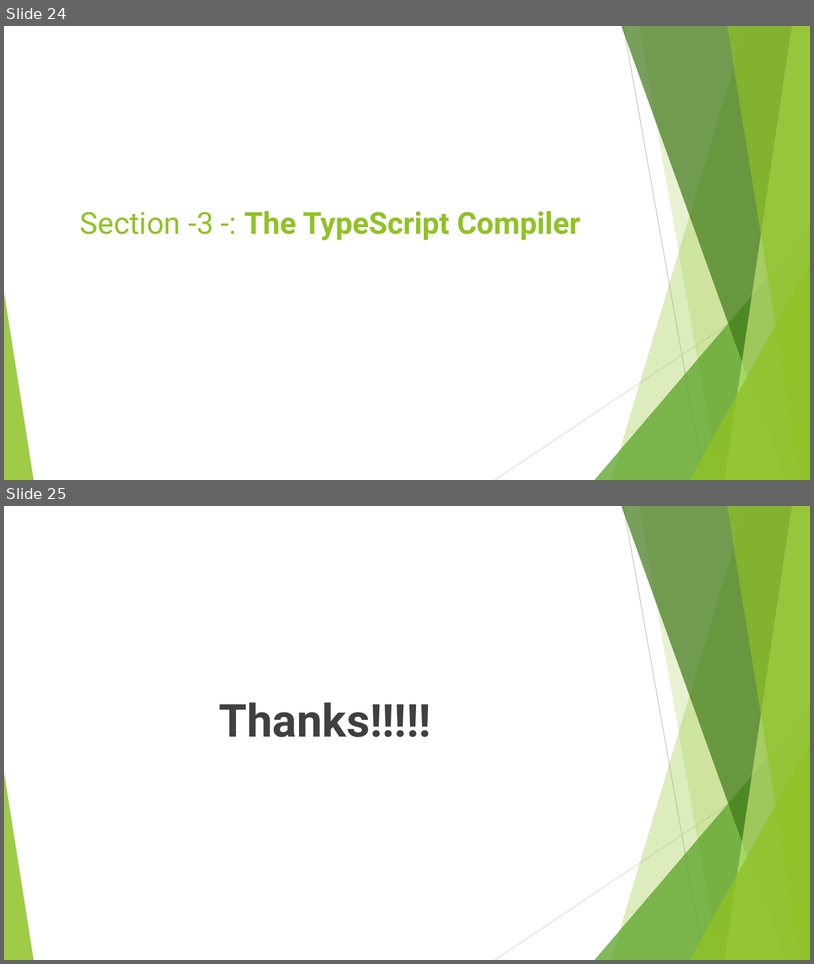
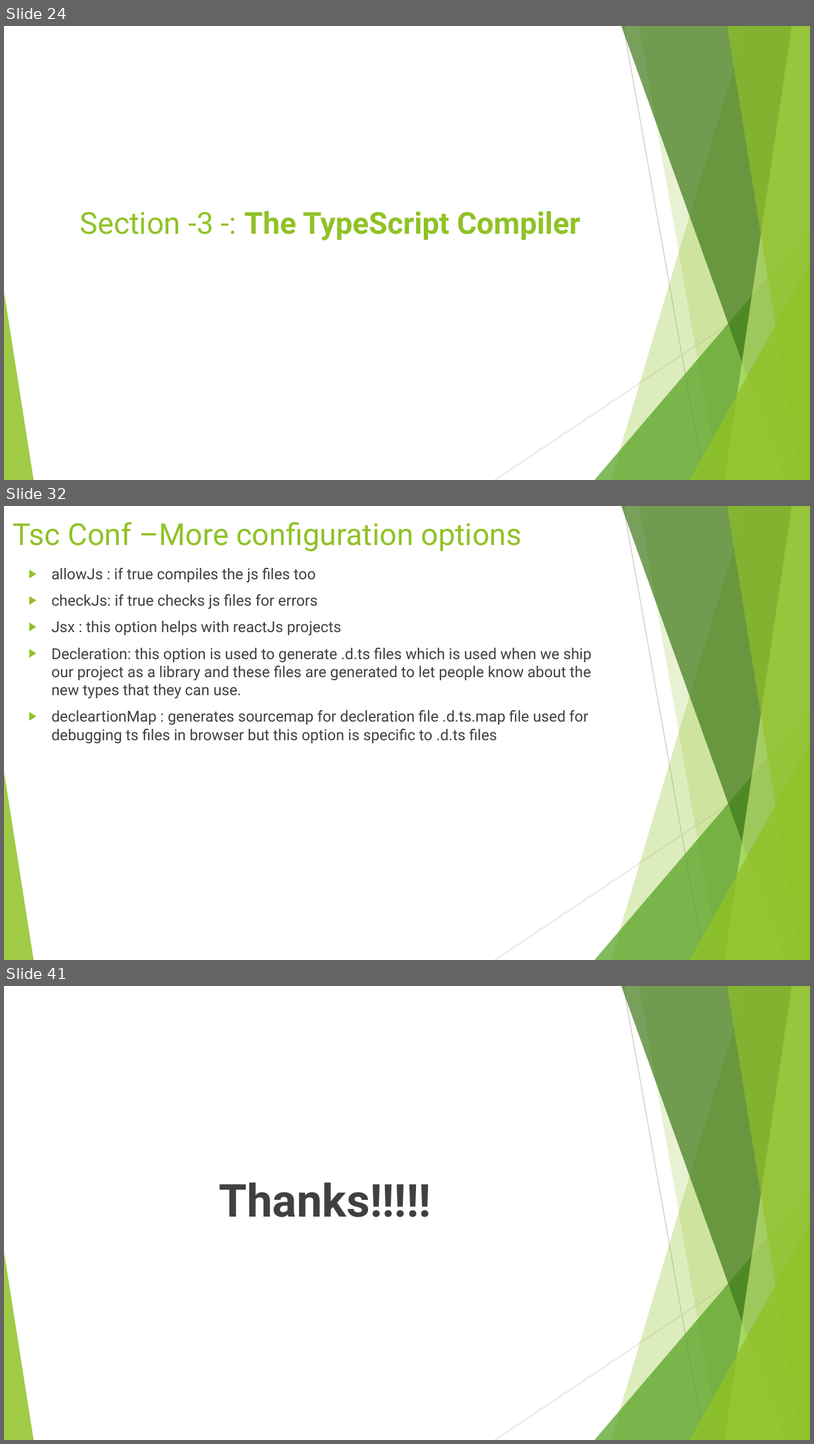
Before and after one commit to rudhrainfogain/TypeScript, a slide deck: PPT/TypeScriptv3.pptx. Shown one above the other, each under a label of ours: slides 24 and 25 before the commit, slides 24, 32 and 41 after it; the slides between them are not shown. The pictures are 814x964 and 814x1444 pixels, drawn with LibreOffice and Linux fonts; fonts in the diff are those of the drawing. Boxes give left, top, right and bottom in pixels: in the first picture for what was removed or moved away, otherwise in the second. Text is boxed around its words. In the diff, an @@ line names an element or a change of style, - is before the commit and + after.

```diff
--- a/PPT/TypeScriptv3.pptx
+++ b/PPT/TypeScriptv3.pptx
@@ slide 32 added at (4,506,810,960), background #FFFFFF; not listed: 10 template elements that a slide beside it also shows @@
@@ title added at (12,522,522,552), 36 pt, text #90C226 @@
+Tsc Conf –More configuration options
@@ text added at (51,568,592,744), 18 pt, text #404040 @@
+▶ allowJs : if true compiles the js files too
+▶ checkJs: if true checks js files for errors
+▶ Jsx : this option helps with reactJs projects
+▶ Decleration: this option is used to generate .d.ts files which is used when we ship our project as a library and these files are generated to let people know about the new types that they can use.
+▶ decleartionMap : generates sourcemap for decleration file .d.ts.map file used for debugging ts files in browser but this option is specific to .d.ts files
@@ what was slide 25 is now slide 41 @@
```
Also in this commit, not shown: 1 slide changed, 15 other slides added, 15 other files.
